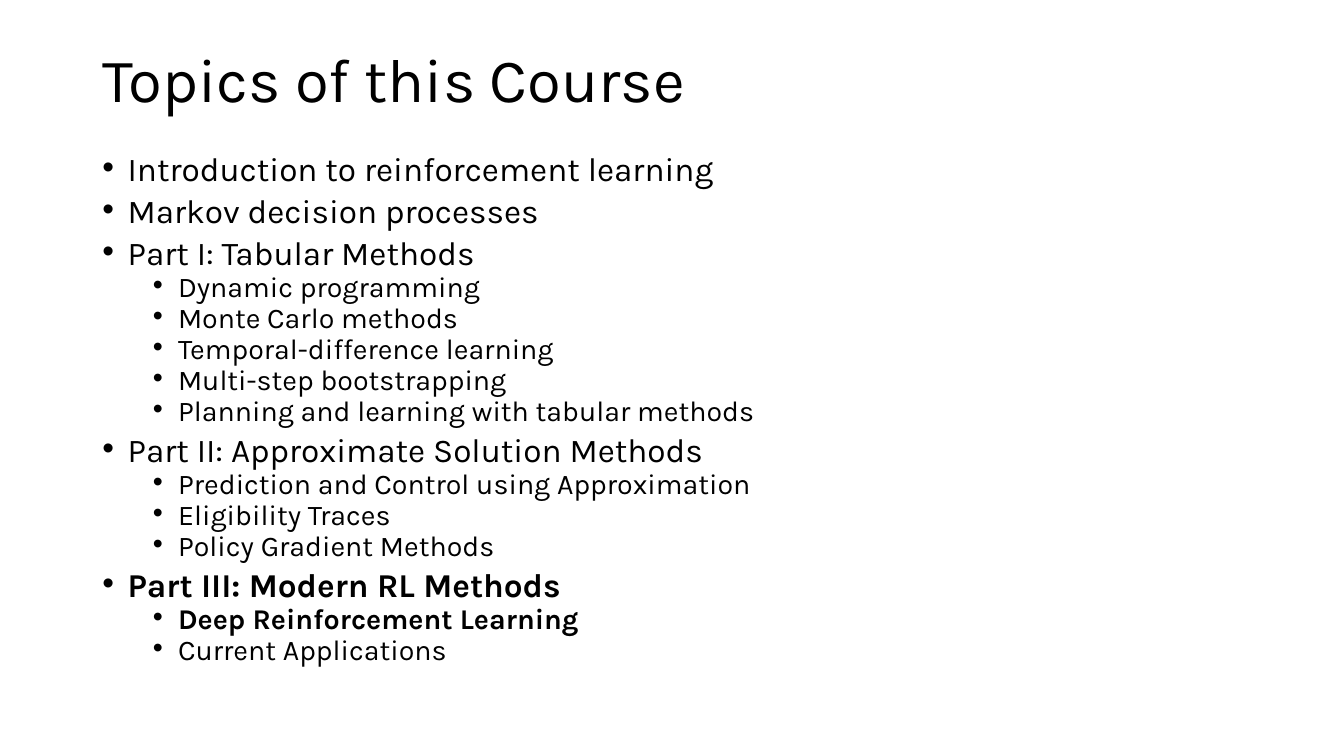
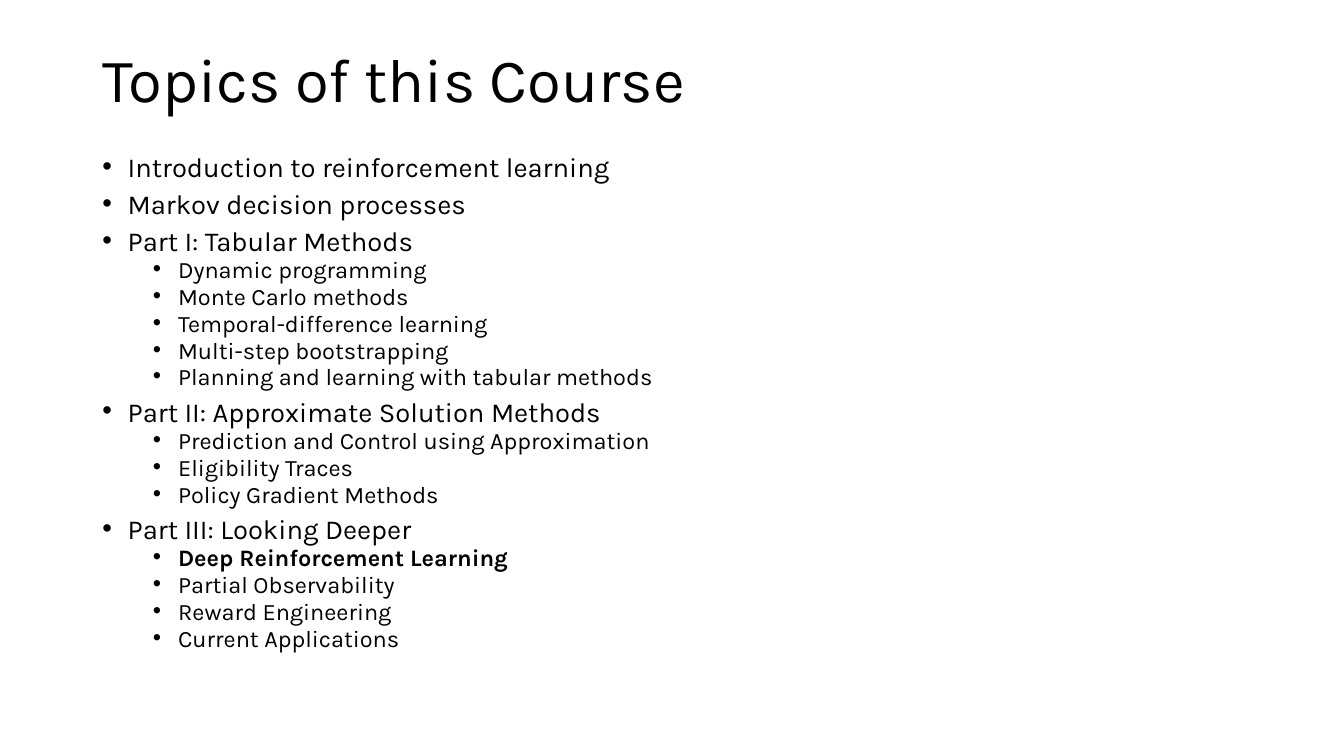
Before and after one commit to mhahsler/Introduction_to_Reinforcement_Learning, a slide deck: slide 2 of slides/Lecture_DRL.pptx. Drawn at 1344x756 pixels with LibreOffice and Linux fonts; fonts in the diff are those of the drawing. Boxes give left, top, right and bottom in pixels: in the first picture for what was removed or moved away, otherwise in the second. Text is boxed around its words. In the diff, an @@ line names an element or a change of style, - is before the commit and + after.

```diff
--- a/slides/Lecture_DRL.pptx
+++ b/slides/Lecture_DRL.pptx
@@ text at (x1=128, y1=158, x2=652, y2=653): size 23.8 to 19.6 pt in "Introduction to reinforcement learning", "Markov decision processes", "Part I: Tabular Methods", "Part II: Approximate Solution Methods"; size 20.4 to 16.8 pt in "Dynamic programming", "Monte Carlo methods", "Temporal-difference learning", "Multi-step bootstrapping" and 6 more places @@
@@ text at (x1=128, y1=520, x2=411, y2=546): text changed; size 23.8 to 19.6 pt; bold off @@
-• Part III: Modern RL Methods
+• Part III: Looking Deeper
@@ text at (x1=178, y1=577, x2=394, y2=626): paragraphs added @@
+  • Partial Observability
+  • Reward Engineering
```
Also in this commit, not shown: 11 other slides changed, 6 slides added, 1 slide removed, 21 other files.
